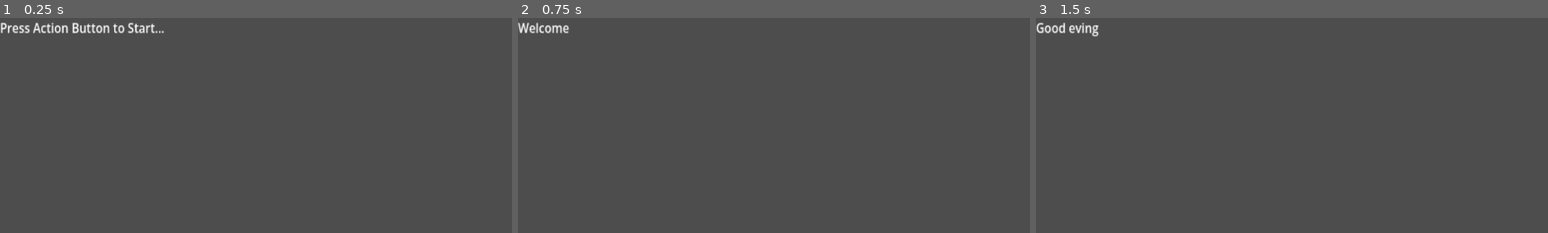
Above: before the commit, frames 1-3 (left to right).
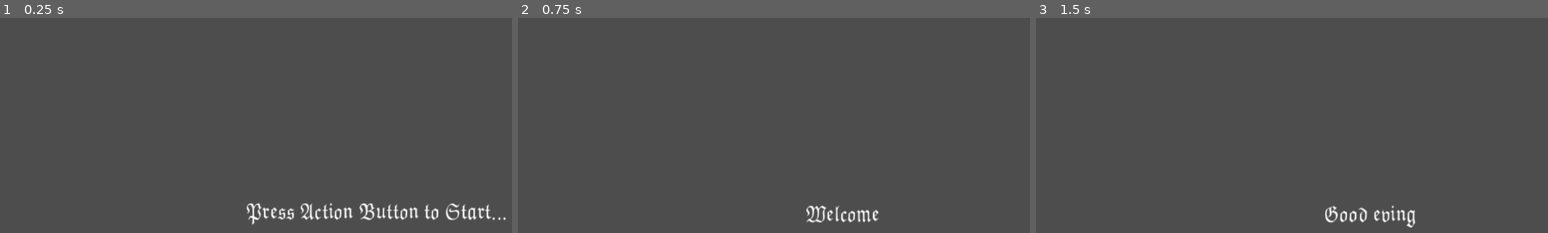
Above: after the commit, the same moments.

Repository: sanadjardaneh11-dotcom/TSR_game
Game: Godot game, scene res://control.tscn
Same seed, same stepped clock (60 frames per second), same inputs: the game is played once before the commit and once after it.
Inputs:
- Up to frame 1 (0.25 s): no input
- Up to frame 2 (0.75 s): tap Enter (ACTION) at 0.5 s; hold Enter (ACTION) from 0.53 s (still down)
- Up to frame 3 (1.5 s): tap Space at 1.25 s; release Enter (ACTION) at 1.28 s; tap Enter (ACTION) at 1.35 s

The runs differ from the first frame. In frame 1, 2.3% of the frame differs, in the area x 0-99%, y 2-97%; in frame 2, 0.8%; in frame 3, 1.0%.

Commit message:
adding the lore txt file

Diff:
--- a/control.tscn
+++ b/control.tscn
@@ -1,8 +1,11 @@
 [gd_scene format=3 uid="uid://eqhm0rrcpqvt"]
 
 [ext_resource type="Script" uid="uid://bl7u3ui72e8x4" path="res://Control.gd" id="1_0fbet"]
+[ext_resource type="FontFile" uid="uid://ckpiul8lxwrs0" path="res://MathJax_Fraktur-Regular.otf" id="2_62e2m"]
 
 [sub_resource type="LabelSettings" id="LabelSettings_jkfq8"]
+font = ExtResource("2_62e2m")
+font_size = 27
 
 [node name="Control" type="Control" unique_id=2049187922]
 layout_mode = 3
@@ -15,8 +18,17 @@
 
 [node name="Label" type="Label" parent="." unique_id=1316413969]
 layout_mode = 1
-offset_right = 228.0
-offset_bottom = 49.0
+anchors_preset = 8
+anchor_left = 0.5
+anchor_top = 0.5
+anchor_right = 0.5
+anchor_bottom = 0.5
+offset_left = -114.0
+offset_top = -24.5
+offset_right = 114.0
+offset_bottom = 24.5
+grow_horizontal = 2
+grow_vertical = 2
 scale = Vector2(1.15908, 1.33138)
 text = "Press Action Button to Start...
 "
Not shown, added: Lore.txt
Not shown, removed: Txt.txt
